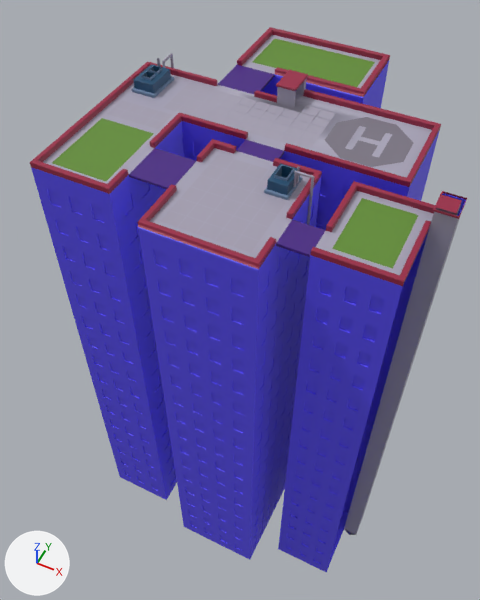
A saved change to the FBX model Assets/Location/scena_1.fbx.
Camera for both pictures: a camera (50 mm lens) standing at (-5.41, -8.2, 8.38) and looking at (-10.5, 1.99, -4.35). The lights are fixed; the arrows at lower left show +X, +Y and +Z. Vertices at the same position are counted once.
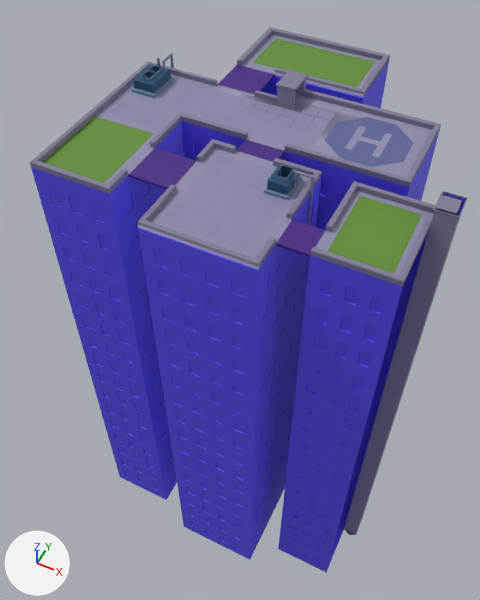
Boxes (x1, y1, x2, y2) around the edits, measured in the pictures (480 x 600 px; the box of a moved part takes in the faces that stretch with it):
'Cube', recoloured: (30, 27, 467, 534) in both
part 1 of me_cube, moved or reshaped: (316, 191, 433, 275) in both
part 2 of me_cube, moved or reshaped: before (52, 118, 154, 181); after (43, 116, 154, 183)

The change in detail:
Material 'Материал.014' (mat_материал_014) changes colour from purple #9a2445 to blue #817c98; in linear values from (0.323, 0.0176, 0.0595) to (0.22, 0.202, 0.314).
Material 'Материал.015' (mat_материал_015) changes colour from grey #a7a3b7 to blue #8f8dad; in linear values from (0.386, 0.366, 0.474) to (0.275, 0.266, 0.418).
Material 'Материал.017' (mat_материал_017) changes colour from grey #a5a0b2 to blue #8a88ab; in linear values from (0.376, 0.352, 0.445) to (0.254, 0.246, 0.407).
Material 'Материал.018' (mat_материал_018) changes colour from grey #7c7684 to blue #5f6598; in linear values from (0.202, 0.181, 0.231) to (0.114, 0.13, 0.314).
me_cube has 8275 vertices, 7644 faces and spans x -3.6..3.71, y -1.6..5.49, z -10.96..1.42.
me_cube is used by ob_cube; location (-9.59, 0.0, 0.0).
Part 1, on me_cube:
Vertex 11 of me_cube moves from (2.05, -0.65, 1.0) at pixel (332, 248) to (2.0, -0.74, 1.0) at pixel (327, 251).
Vertex 12 of me_cube moves from (3.05, -0.65, 1.0) at pixel (392, 268) to (3.1, -0.74, 1.0) at pixel (394, 273).
Vertex 13 of me_cube moves from (2.05, 0.75, 1.0) at pixel (362, 198) to (2.0, 0.79, 1.0) at pixel (360, 195).
Vertex 14 of me_cube moves from (3.05, 0.75, 1.0) at pixel (418, 215) to (3.1, 0.79, 1.0) at pixel (422, 214).
Part 2, on me_cube:
Vertex 172 of me_cube moves from (-3.34, -0.84, 1.0) at pixel (51, 163) to (-3.53, -1.04, 1.0).
Vertex 173 of me_cube moves from (-2.15, -0.84, 1.0) at pixel (105, 181) to (-2.15, -1.05, 1.0).
Vertex 400 of me_cube moves from (-3.35, 0.78, 1.0) at pixel (102, 118) to (-3.56, 0.78, 1.0).
